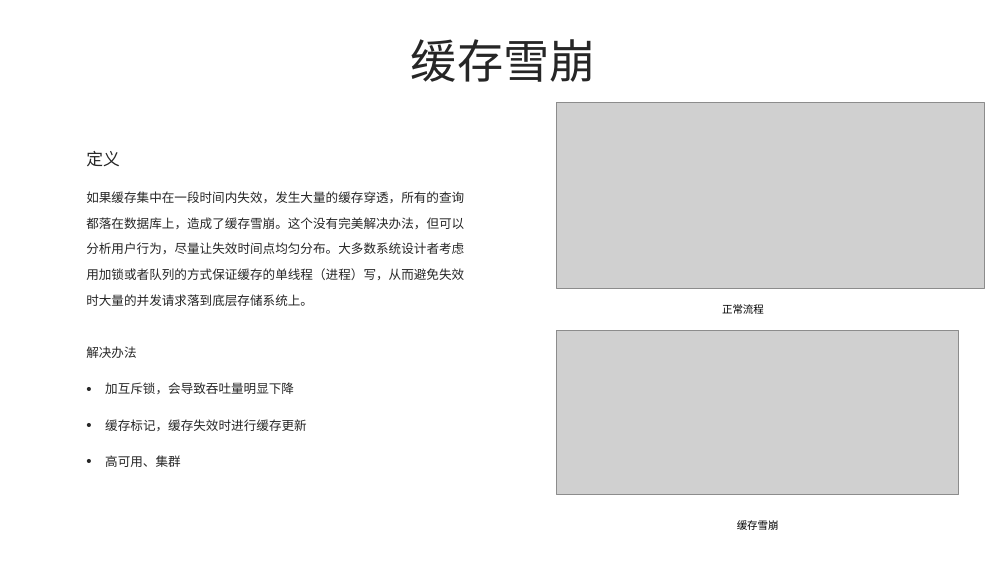
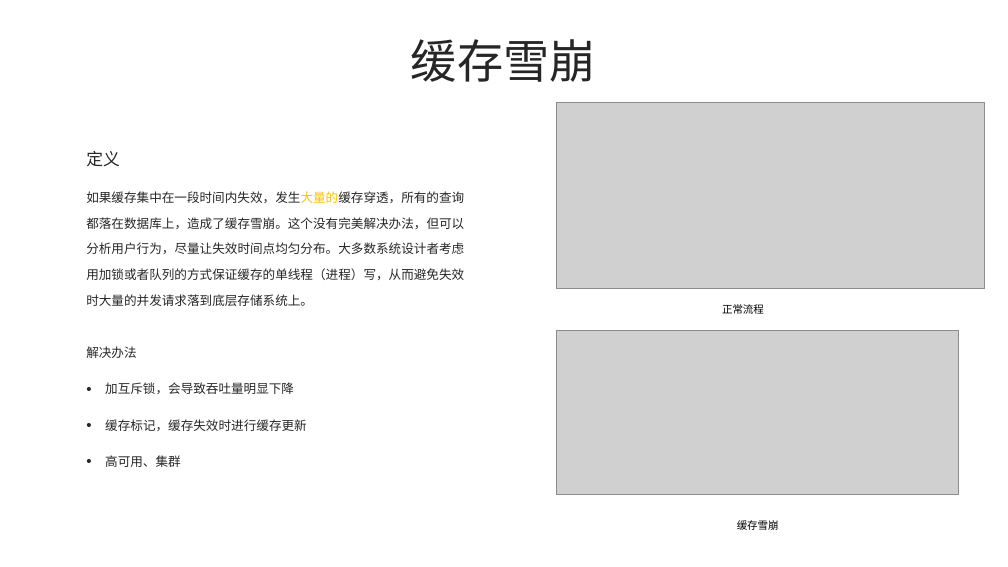
Before and after one commit to imoyao/wiki-old, a slide deck: slide 24 of source/statis/redis_share/Redis知识分享.pptx. Drawn at 1008x567 pixels with LibreOffice and Linux fonts; fonts in the diff are those of the drawing; grey boxes stand for pictures. Boxes give left, top, right and bottom in pixels: in the first picture for what was removed or moved away, otherwise in the second. Text is boxed around its words. In the diff, an @@ line names an element or a change of style, - is before the commit and + after.

```diff
--- a/source/statis/redis_share/Redis知识分享.pptx
+++ b/source/statis/redis_share/Redis知识分享.pptx
@@ text at [86,191,464,306]: text colour #262626 to #FFC000 in "如果缓存集中在一段时间内失效，发生大量的缓存穿透，所有的查询都落在数据库上，造成了缓存雪崩。这个没有完美解决办法，但可以 ..." @@
```
Also in this commit, not shown: 3 other slides changed, 8 other files.
